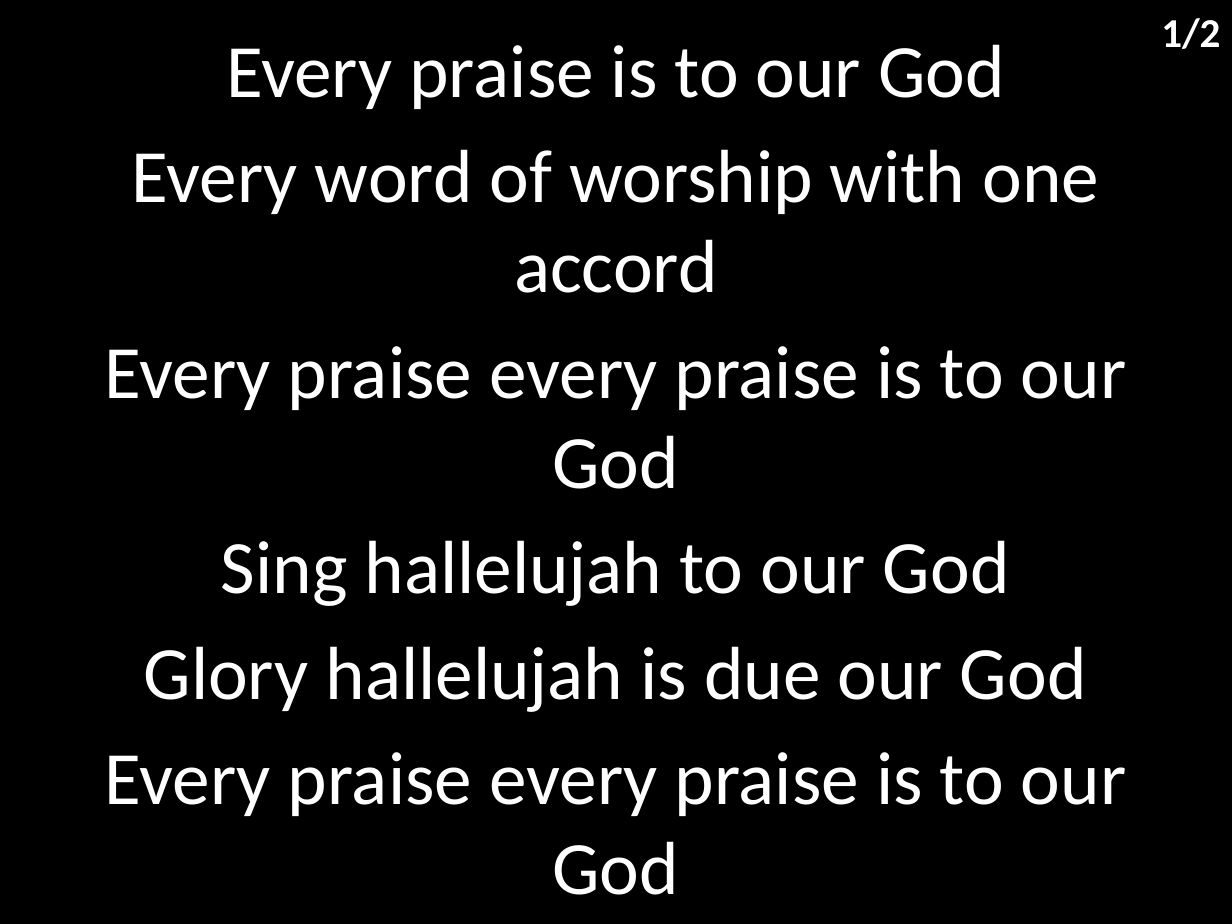
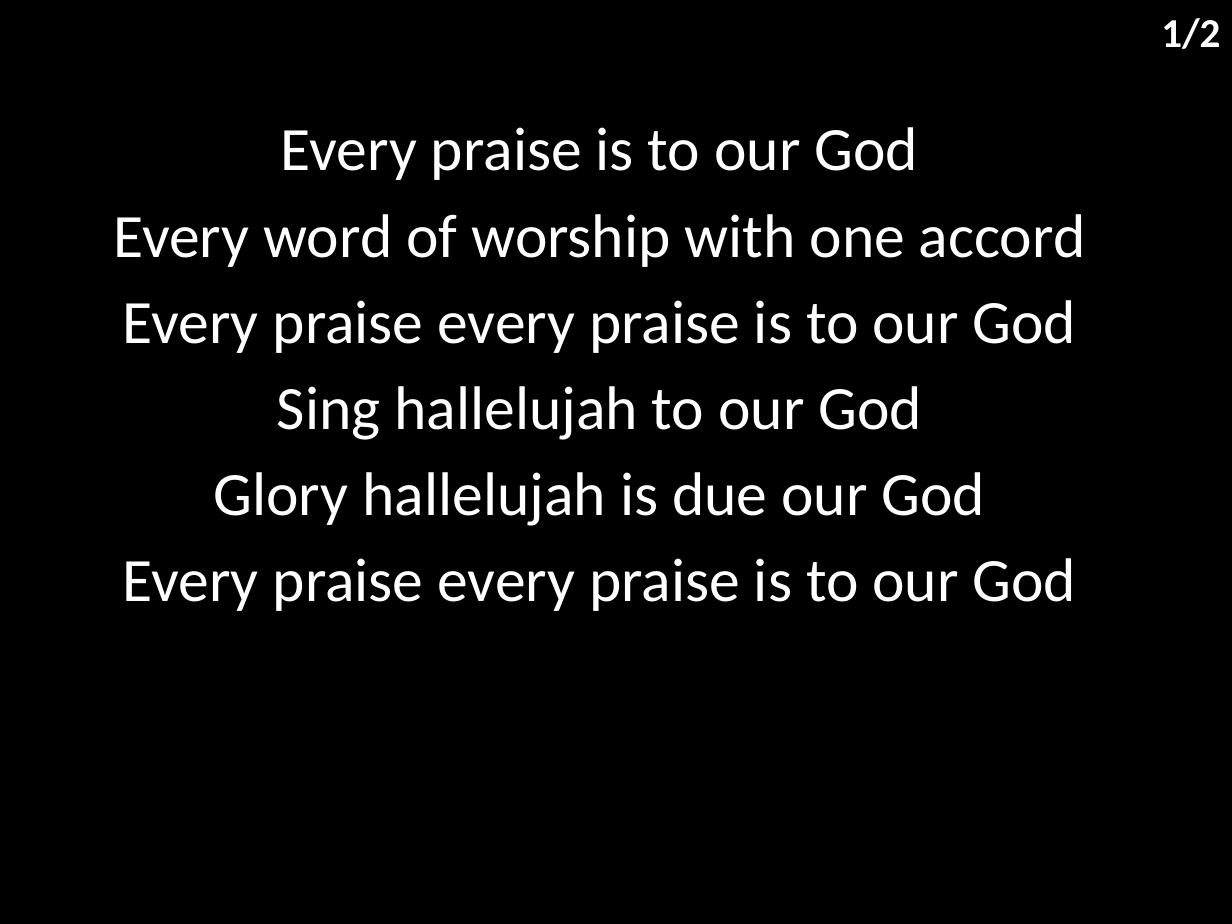
Before and after one commit to hoo-are-ya/worship, a slide deck: slide 2 of docs/songs/every praise.pptx. Drawn at 1232x924 pixels with LibreOffice and Linux fonts; fonts in the diff are those of the drawing. Boxes give left, top, right and bottom in pixels: in the first picture for what was removed or moved away, otherwise in the second. Text is boxed around its words. In the diff, an @@ line names an element or a change of style, - is before the commit and + after.

```diff
--- a/docs/songs/every praise.pptx
+++ b/docs/songs/every praise.pptx
@@ subtitle "Every praise is to our ...": place and size @@
-subtitle "Every praise is to our ..." at [104, 44, 1126, 895]
+subtitle "Every praise is to our ..." at [113, 127, 1085, 611]
@@ subtitle "Every praise is to our ..." at [113, 127, 1085, 611]: size 44 to 36 pt; less space between paragraphs @@
```
Also in this commit, not shown: 1 other slide changed, 5 other files.
